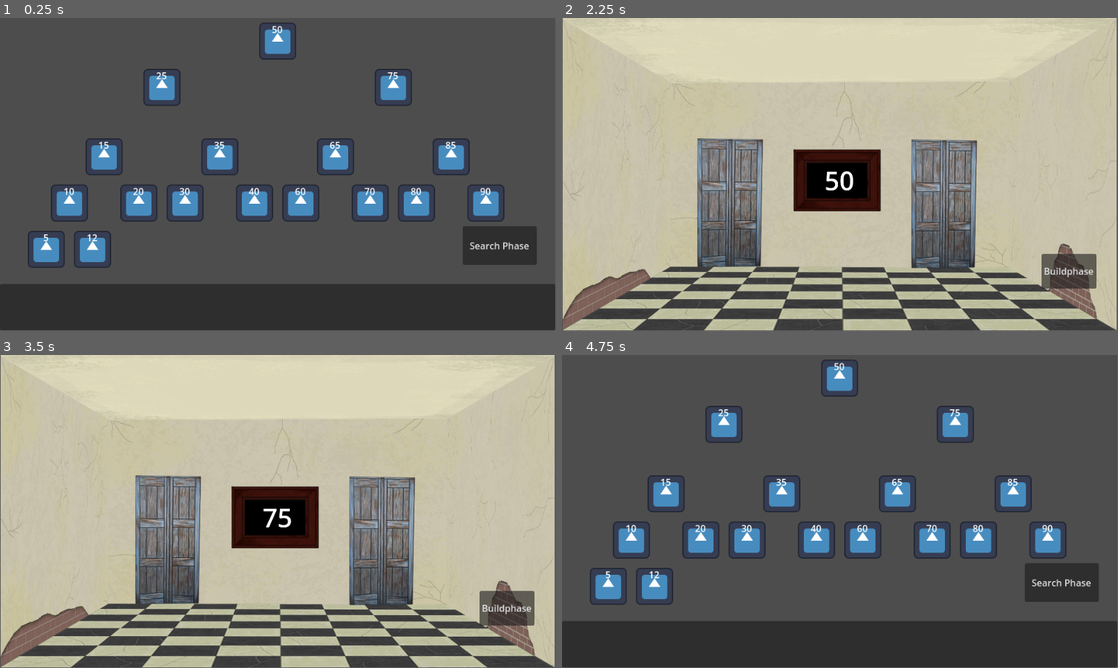
Above: before the commit, frames 1-4 (two rows, left to right).
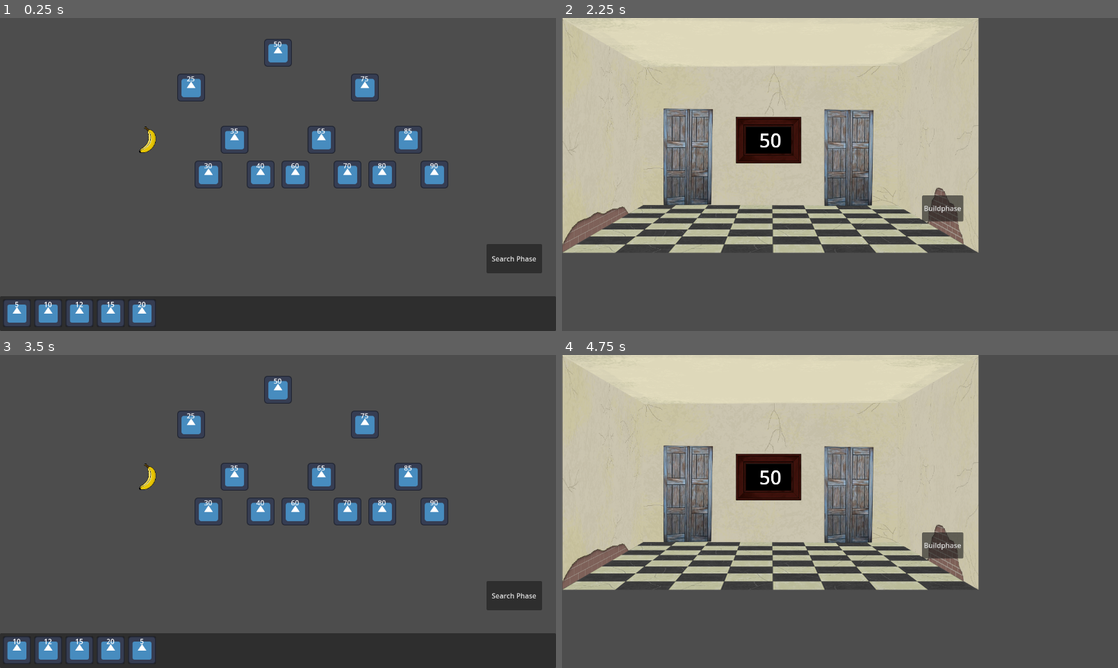
Above: after the commit, the same moments.

Repository: Combativ/AlgoDitTutorial
Game: Godot game, scene res://scenes/main.tscn
The game is run twice, just before and just after one commit, with the same random seed, the same clock (stepped at 60 frames per second) and the same inputs. The engine's default icon, where the game draws it, is replaced by a stand-in: a white triangle on a blue panel in a dark square.
Inputs (mouse positions are in pixels of both pictures, inside the frame that each line leads up to):
- Up to frame 1 (0.25 s): no input
- Up to frame 2 (2.25 s): click (606, 249) at 0.52 s; click (578, 312) at 1.27 s; click "Search Phase" at 2 s
- Up to frame 3 (3.5 s): click (383, 542) at 2.77 s
- Up to frame 4 (4.75 s): click (1067, 608) at 3.5 s, where only the run before the commit has a clickable "Buildphase"; click (606, 586) at 4.27 s
The window is 799x449 before the commit and 800x450 after it. Grey fills any space a smaller window leaves; there, only what the larger window draws over its background counts as a difference.

The runs differ from the first frame. In frame 1, 18% of the frame differs, in the area x 0-100%, y 0-100%; in frame 2, 54%; in frame 3, 89%; in frame 4, 69%.

Commit message:
Functions per level WIP + changed window size

Diff:
--- a/project.godot
+++ b/project.godot
@@ -24,8 +24,8 @@
 
 [display]
 
-window/size/viewport_width=960
-window/size/viewport_height=540
+window/size/viewport_width=1280
+window/size/viewport_height=720
 window/size/resizable=false
 
 [gui]
--- a/scenes/build_phase/build_phase.tscn
+++ b/scenes/build_phase/build_phase.tscn
@@ -8,19 +8,16 @@
 
 [node name="Level1" parent="." instance=ExtResource("2_lpoja")]
 
-[node name="Inventory" parent="Level1" index="1" node_paths=PackedStringArray("inventory")]
-inventory = [null, null]
-
 [node name="DoneButton" type="Button" parent="."]
 anchors_preset = 3
 anchor_left = 1.0
 anchor_top = 1.0
 anchor_right = 1.0
 anchor_bottom = 1.0
-offset_left = 800.0
-offset_top = 360.0
-offset_right = 928.0
-offset_bottom = 427.0
+offset_left = 1120.0
+offset_top = 520.0
+offset_right = 1248.0
+offset_bottom = 587.0
 grow_horizontal = 0
 grow_vertical = 0
 text = "Search Phase
--- a/scenes/build_phase/scenes/level_1.tscn
+++ b/scenes/build_phase/scenes/level_1.tscn
@@ -7,36 +7,32 @@
 
 [node name="Level1" type="Node2D"]
 script = ExtResource("1_6uj8a")
+lock_predefined_nodes_in_tree = true
 
 [node name="Tree" type="Node2D" parent="."]
 
 [node name="root" parent="Tree" node_paths=PackedStringArray("snapTarget_snapperObject") instance=ExtResource("1_lr2ig")]
-position = Vector2(480, 40)
+position = Vector2(640, 80)
 snapTarget_snapperObject = NodePath("../../RoomMiniatureContainer/RoomMiniature50")
 
 [node name="lChild" parent="Tree/root" node_paths=PackedStringArray("snapTarget_snapperObject") instance=ExtResource("1_lr2ig")]
 position = Vector2(-200, 80)
 snapTarget_snapperObject = NodePath("../../../RoomMiniatureContainer/RoomMiniature25")
 
-[node name="lChild" parent="Tree/root/lChild" node_paths=PackedStringArray("snapTarget_snapperObject") instance=ExtResource("1_lr2ig")]
+[node name="lChild" parent="Tree/root/lChild" instance=ExtResource("1_lr2ig")]
 position = Vector2(-100, 120)
-snapTarget_snapperObject = NodePath("../../../../RoomMiniatureContainer/RoomMiniature15")
 
-[node name="lChild" parent="Tree/root/lChild/lChild" node_paths=PackedStringArray("snapTarget_snapperObject") instance=ExtResource("1_lr2ig")]
+[node name="lChild" parent="Tree/root/lChild/lChild" instance=ExtResource("1_lr2ig")]
 position = Vector2(-60, 80)
-snapTarget_snapperObject = NodePath("../../../../../RoomMiniatureContainer/RoomMiniature10")
 
-[node name="lChild" parent="Tree/root/lChild/lChild/lChild" node_paths=PackedStringArray("snapTarget_snapperObject") instance=ExtResource("1_lr2ig")]
+[node name="lChild" parent="Tree/root/lChild/lChild/lChild" instance=ExtResource("1_lr2ig")]
 position = Vector2(-40, 80)
-snapTarget_snapperObject = NodePath("../../../../../../RoomMiniatureContainer/RoomMiniature5")
 
-[node name="rChild" parent="Tree/root/lChild/lChild/lChild" node_paths=PackedStringArray("snapTarget_snapperObject") instance=ExtResource("1_lr2ig")]
+[node name="rChild" parent="Tree/root/lChild/lChild/lChild" instance=ExtResource("1_lr2ig")]
 position = Vector2(40, 80)
-snapTarget_snapperObject = NodePath("../../../../../../RoomMiniatureContainer/RoomMiniature12")
 
-[node name="rChild" parent="Tree/root/lChild/lChild" node_paths=PackedStringArray("snapTarget_snapperObject") instance=ExtResource("1_lr2ig")]
+[node name="rChild" parent="Tree/root/lChild/lChild" instance=ExtResource("1_lr2ig")]
 position = Vector2(60, 80)
-snapTarget_snapperObject = NodePath("../../../../../RoomMiniatureContainer/RoomMiniature20")
 
 [node name="rChild" parent="Tree/root/lChild" node_paths=PackedStringArray("snapTarget_snapperObject") instance=ExtResource("1_lr2ig")]
 position = Vector2(100, 120)
@@ -83,9 +79,9 @@
 anchor_top = 1.0
 anchor_right = 1.0
 anchor_bottom = 1.0
-offset_top = 460.0
-offset_right = 960.0
-offset_bottom = 540.0
+offset_top = 640.0
+offset_right = 1280.0
+offset_bottom = 720.0
 grow_horizontal = 2
 grow_vertical = 0
 script = ExtResource("2_g7442")
@@ -104,22 +100,27 @@
 [node name="RoomItemContainer" type="HBoxContainer" parent="Inventory/MarginContainer/ScrollContainer"]
 layout_mode = 2
 
-[node name="RoomMiniatureContainer" type="Node2D" parent="."]
-
-[node name="RoomMiniature5" parent="RoomMiniatureContainer" instance=ExtResource("4_bvggk")]
+[node name="RoomMiniature5" parent="Inventory" instance=ExtResource("4_bvggk")]
+position = Vector2(0, -640)
 number = 5
 
-[node name="RoomMiniature10" parent="RoomMiniatureContainer" instance=ExtResource("4_bvggk")]
+[node name="RoomMiniature10" parent="Inventory" instance=ExtResource("4_bvggk")]
+position = Vector2(0, -640)
 number = 10
 
-[node name="RoomMiniature12" parent="RoomMiniatureContainer" instance=ExtResource("4_bvggk")]
+[node name="RoomMiniature12" parent="Inventory" instance=ExtResource("4_bvggk")]
+position = Vector2(0, -640)
 number = 12
 
-[node name="RoomMiniature15" parent="RoomMiniatureContainer" instance=ExtResource("4_bvggk")]
+[node name="RoomMiniature15" parent="Inventory" instance=ExtResource("4_bvggk")]
+position = Vector2(0, -640)
 number = 15
 
-[node name="RoomMiniature20" parent="RoomMiniatureContainer" instance=ExtResource("4_bvggk")]
+[node name="RoomMiniature20" parent="Inventory" instance=ExtResource("4_bvggk")]
+position = Vector2(0, -640)
 number = 20
+
+[node name="RoomMiniatureContainer" type="Node2D" parent="."]
 
 [node name="RoomMiniature25" parent="RoomMiniatureContainer" instance=ExtResource("4_bvggk")]
 number = 25
--- a/scenes/build_phase/scripts/inventory.gd
+++ b/scenes/build_phase/scripts/inventory.gd
@@ -8,10 +8,6 @@
 # Creating a reference to the "RoomItem" Scene for later use
 const ROOM_ITEM = preload("res://scenes/build_phase/scenes/room_item.tscn")
 
-# This variable controls the RoomMiniatures the player has in his inventory in
-# this level. It is only used for manual manipulation in the inspector.
-@export var inventory: Array[RoomMiniature] = []
-
 # This HBoxContainer is the one storing all RoomItems
 @onready var itemContainer: HBoxContainer = $MarginContainer/ScrollContainer/RoomItemContainer
 
@@ -19,11 +15,12 @@
 func _ready() -> void:
 	SignalBus.room_miniature_freed.connect(_on_room_miniature_freed)
 
-	# fill the inventory with RoomItems at the start
-	for room_miniature in inventory:
-		if room_miniature != null:
-			add_room_item(room_miniature.number)
-			room_miniature.queue_free()
+	# If there are RoomMiniatures assigned for the inventory (as children
+	# of this Node), then create these as RoomItems in the inventory
+	for child in get_children():
+		if child is RoomMiniature:
+			add_room_item(child.number)
+			child.queue_free()
 
 
 
--- a/scenes/build_phase/scripts/level.gd
+++ b/scenes/build_phase/scripts/level.gd
@@ -3,8 +3,50 @@
 
 # reference to the tree root of the level
 @onready var tree_root_node = find_child("root")
+@onready var main = get_tree().get_root().get_node("Main")
+
+
+
+# variables to enable/disable functions. These must be set
+# in the inspector, for each level
+
+  # lock all tree nodes that have been set in the editor, during design-time
+  # The player can only move tree nodes he has placed himself
+@export var lock_predefined_nodes_in_tree: bool = false
+
+  # usually only part of the tree is shown and when you place a room, the
+  # tree expands. With show_entire_tree all room "slots" are shown and you can
+  # place rooms anywhere. This induces a check that all rooms are connected, before
+  # moving to the search phase
+#@export var show_entire_tree: bool = false
+
+  # if sorted_insertion is true, nodes will always insert in their sorted position,
+  # independent of where the player put it. If the sorted position can't be
+  # reached (the maximum depth of the tree is reached), the Node will go back
+  # to the inventory and send a signal
+#@export var sorted_insertion: bool = false
+
+  # enables the left and right rotation operations
+#@export var enable_rotation_operations: bool = false
+
+  # The level starts in search phase. This only works if the level has a
+  # predefined tree
+@export var start_in_search_phase: bool = false
+
+
+
 
 # Called when the node enters the scene tree for the first time.
 func _ready() -> void:
 	# Update the tree root reference
 	Global.tree_root = tree_root_node
+
+	if (lock_predefined_nodes_in_tree == true):
+		await main.ready
+		for child in Helper.get_all_children(self):
+			if (child is SnapTarget && child.snapperObject != null):
+				child.snapperObject.get_node("DragMask").disabled = true
+
+	if (start_in_search_phase == true):
+		await main.ready
+		main.switch_to_search_phase()
